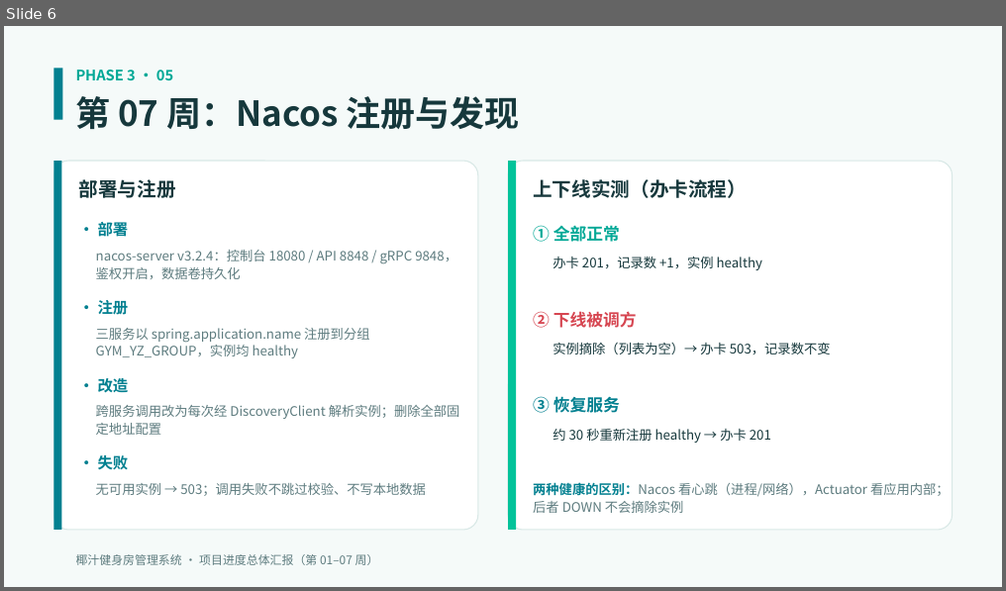
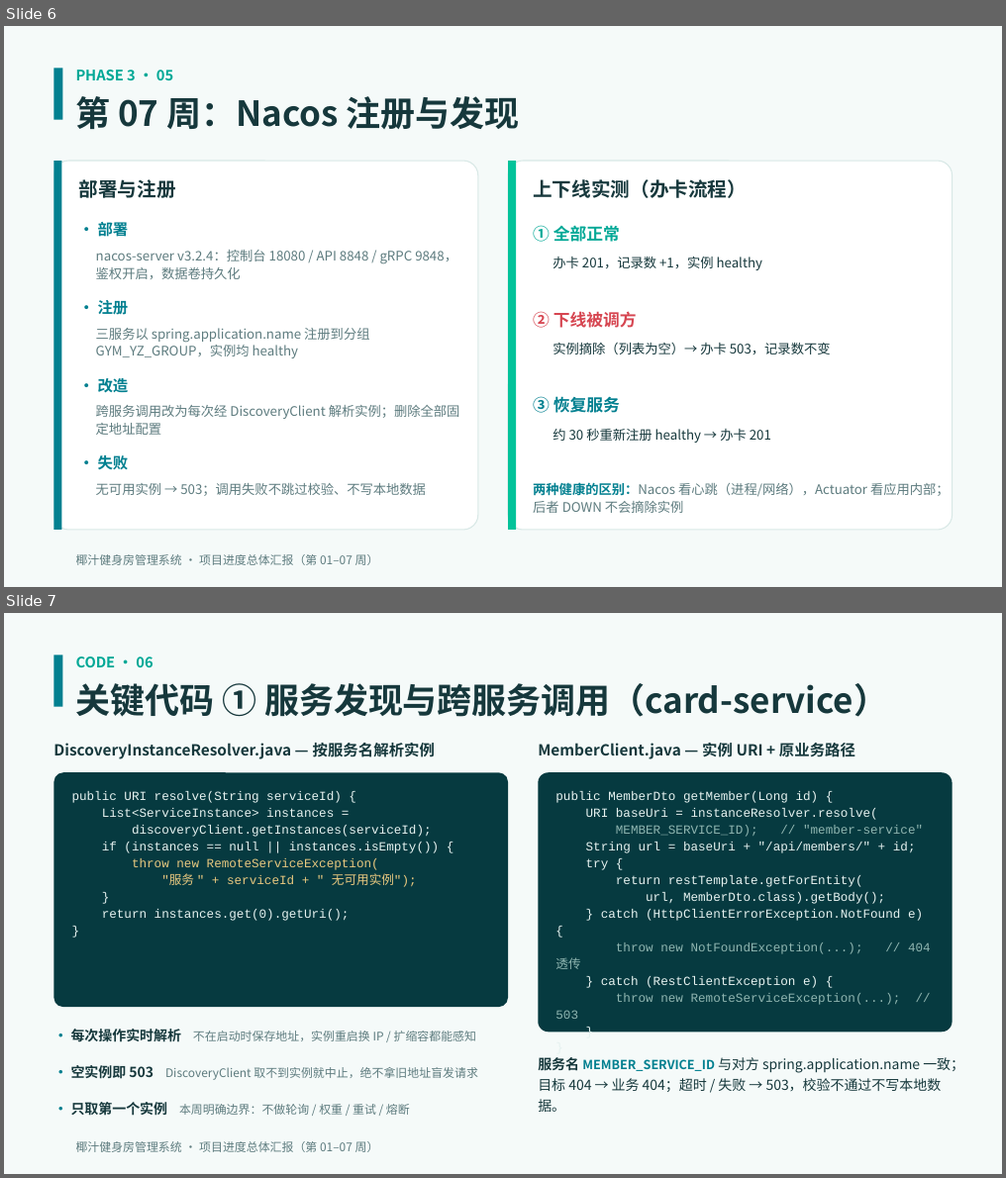
Before and after one commit to lovely7067/Microservices-practice-2412190217, a slide deck: docs/项目进度汇报-第01-07周.pptx. Shown one above the other, each under a label of ours: slide 6 before the commit, slides 6 and 7 after it. The pictures are 1006x591 and 1006x1178 pixels, drawn with LibreOffice and Linux fonts; fonts in the diff are those of the drawing. Boxes give left, top, right and bottom in pixels: in the first picture for what was removed or moved away, otherwise in the second. Text is boxed around its words. In the diff, an @@ line names an element or a change of style, - is before the commit and + after.

Commit message:
docs: PPT 新增两页关键代码展示（服务发现调用、先验后写业务规则与超时配置），共 11 页

```diff
--- a/docs/项目进度汇报-第01-07周.pptx
+++ b/docs/项目进度汇报-第01-07周.pptx
@@ slide 7 added at [4, 613, 1002, 1174], background #F5FAF9 @@
@@ rectangle added at [54, 655, 62, 707], fill #028090 @@
@@ text added at [76, 657, 152, 667], 10.5 pt, text #00A896, bold @@
+CODE · 06
@@ text added at [76, 683, 888, 717], 25 pt, text #16383C, bold @@
+关键代码 ① 服务发现与跨服务调用（card-service）
@@ text added at [54, 743, 435, 760], 11 pt, text #16383C, bold @@
+DiscoveryInstanceResolver.java — 按服务名解析实例
@@ text added at [538, 743, 855, 760], 11 pt, text #16383C, bold @@
+MemberClient.java — 实例 URI + 原业务路径
@@ rounded rectangle added at [54, 772, 508, 1007], fill #063A40 @@
@@ rounded rectangle added at [538, 772, 952, 1032], fill #063A40 @@
@@ text added at [72, 791, 439, 921], 9 pt, text #E6F2F0 @@
+public URI resolve(String serviceId) {
+List<ServiceInstance> instances =
+discoveryClient.getInstances(serviceId);
+if (instances == null || instances.isEmpty()) {
+throw new RemoteServiceException(
+"服务 " + serviceId + " 无可用实例");
+}
+return instances.get(0).getUri();
+}
@@ text added at [555, 791, 931, 1019], 9 pt, text #E6F2F0 @@
+public MemberDto getMember(Long id) {
+URI baseUri = instanceResolver.resolve(
+MEMBER_SERVICE_ID); // "member-service"
+String url = baseUri + "/api/members/" + id;
+try {
+return restTemplate.getForEntity(
+url, MemberDto.class).getBody();
+} catch (HttpClientErrorException.NotFound e) {
+throw new NotFoundException(...); // 404 透传
+} catch (RestClientException e) {
+throw new RemoteServiceException(...); // 503
+}
+}
@@ text added at [71, 1029, 476, 1043], 8.5 pt, text #5E7C7F @@
+· 每次操作实时解析 不在启动时保存地址，实例重启换 IP / 扩缩容都能感知
@@ text added at [538, 1058, 964, 1112], 10 pt, text #16383C @@
+服务名 MEMBER_SERVICE_ID 与对方 spring.application.name 一致；
+目标 404 → 业务 404；超时 / 失败 → 503，校验不通过不写本地数据。
@@ text added at [71, 1063, 478, 1081], 8.5 pt, text #5E7C7F @@
+· 空实例即 503 DiscoveryClient 取不到实例就中止，绝不拿旧地址盲发请求
@@ text added at [71, 1102, 410, 1116], 8.5 pt, text #5E7C7F @@
+· 只取第一个实例 本周明确边界：不做轮询 / 权重 / 重试 / 熔断
@@ text added at [76, 1142, 379, 1153], 8.5 pt, text #5E7C7F @@
+椰汁健身房管理系统 · 项目进度总体汇报（第 01–07 周）
```
Also in this commit, not shown: 3 slides changed, 1 other slide added.
